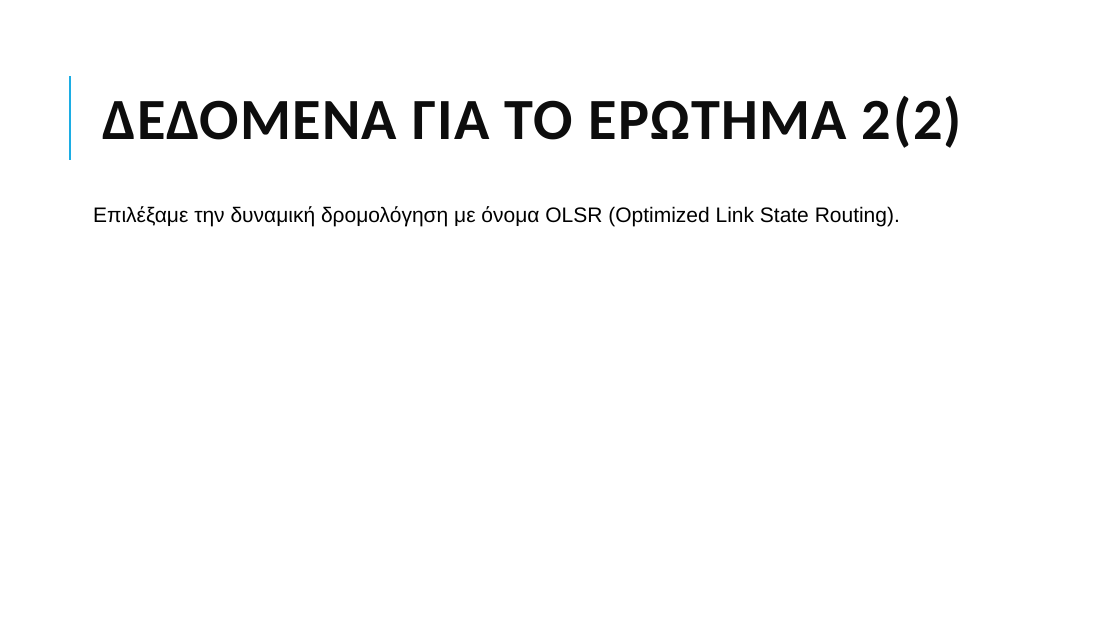
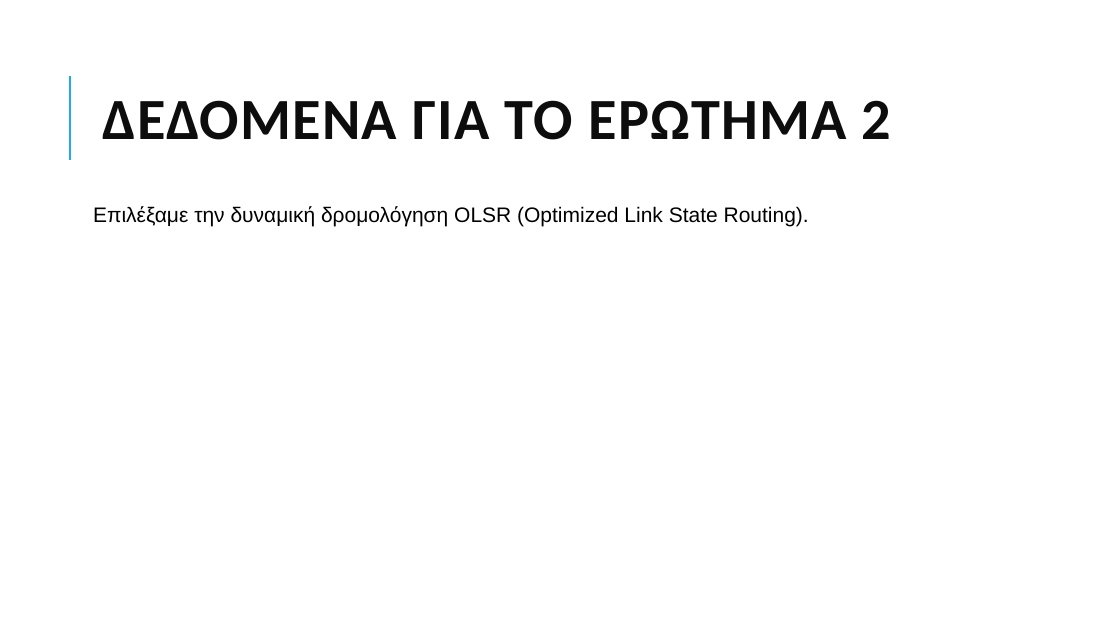
Before and after one commit to grgmyl/Ns3Project, a slide deck: slide 9 of Presentations/Ns-3_presentation_F.pptx (slide 10 before the commit). Drawn at 1120x630 pixels with LibreOffice and Linux fonts; fonts in the diff are those of the drawing. Boxes give left, top, right and bottom in pixels: in the first picture for what was removed or moved away, otherwise in the second. Text is boxed around its words. In the diff, an @@ line names an element or a change of style, - is before the commit and + after.

```diff
--- a/Presentations/Ns-3_presentation_F.pptx
+++ b/Presentations/Ns-3_presentation_F.pptx
@@ title at (102, 100, 892, 140): text changed @@
-ΔΕΔΟΜΕΝΑ ΓΙΑ ΤΟ ΕΡΩΤΗΜΑ 2(2)
+ΔΕΔΟΜΕΝΑ ΓΙΑ ΤΟ ΕΡΩΤΗΜΑ 2
@@ text at (93, 206, 809, 227): text changed @@
-Επιλέξαμε την δυναμική δρομολόγηση με όνομα OLSR (Optimized Link State Routing).
+Επιλέξαμε την δυναμική δρομολόγηση OLSR (Optimized Link State Routing).
```
Also in this commit, not shown: 8 other slides changed, 1 slide removed.
